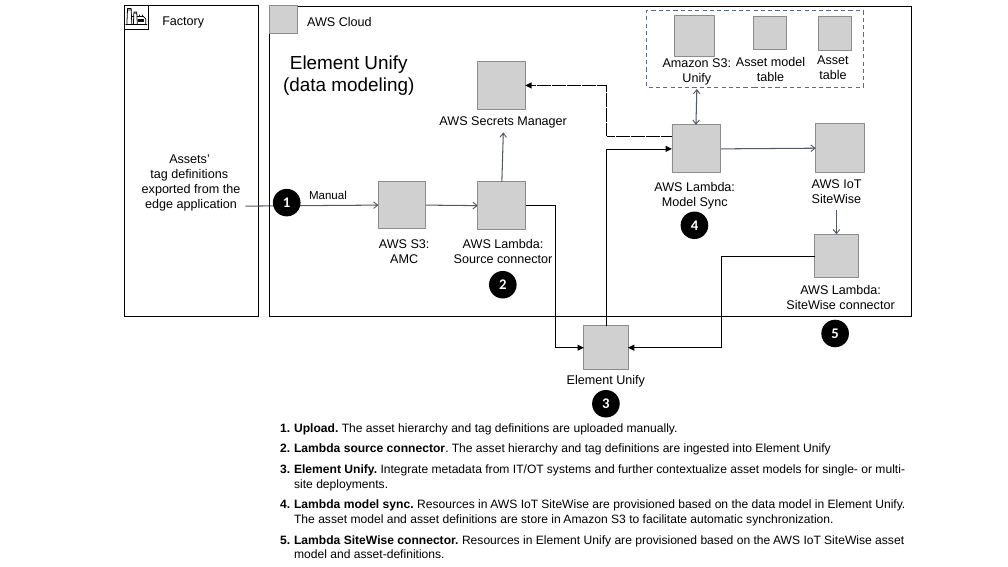
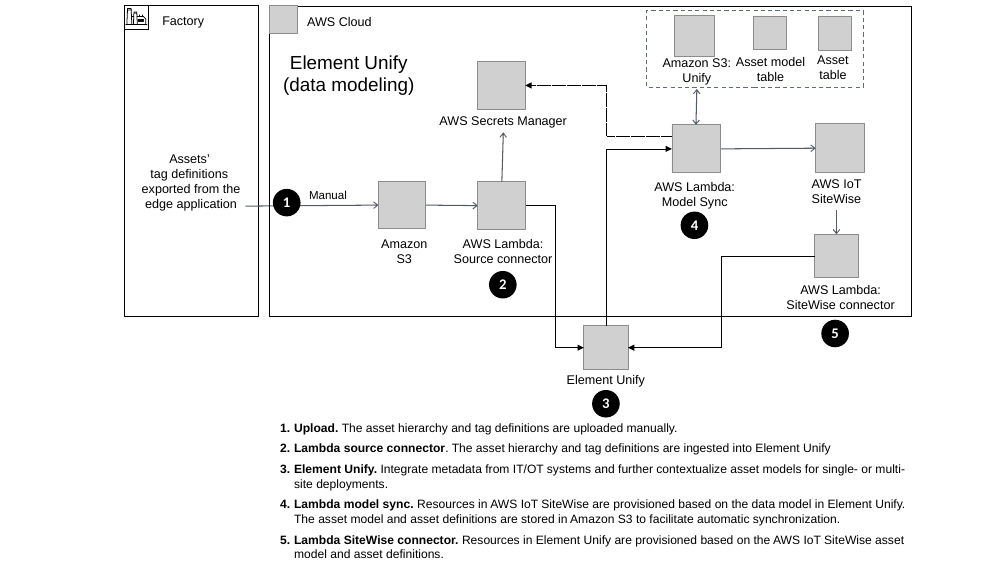
Before and after one commit to oyarushe/quickstart-aws-industrial-machine-connectivity, a slide deck: slide 5 of docs/images/IMC QS images.pptx (slide 3 before the commit). Drawn at 1008x567 pixels with LibreOffice and Linux fonts; fonts in the diff are those of the drawing; grey boxes stand for pictures. Boxes give left, top, right and bottom in pixels: in the first picture for what was removed or moved away, otherwise in the second. Text is boxed around its words. In the diff, an @@ line names an element or a change of style, - is before the commit and + after.

```diff
--- a/docs/images/IMC QS images.pptx
+++ b/docs/images/IMC QS images.pptx
@@ text at [381, 239, 427, 263]: text changed @@
-AWS S3: AMC
+Amazon S3
@@ text at [294, 499, 905, 558]: text changed @@
-4. Lambda model sync. Resources in AWS IoT SiteWise are provisioned based on the data model in Element Unify. The asset model and asset definitions are store in Amazon S3 to facilitate automatic synchronization.
-5. Lambda SiteWise connector. Resources in Element Unify are provisioned based on the AWS IoT SiteWise asset model and asset-definitions.
+4. Lambda model sync. Resources in AWS IoT SiteWise are provisioned based on the data model in Element Unify. The asset model and asset definitions are stored in Amazon S3 to facilitate automatic synchronization.
+5. Lambda SiteWise connector. Resources in Element Unify are provisioned based on the AWS IoT SiteWise asset model and asset definitions.
```
Also in this commit, not shown: 2 slides added, 11 other files.
